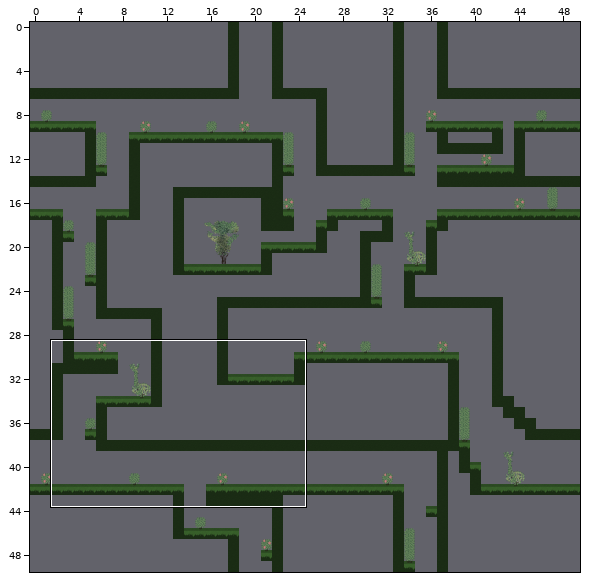
A Tiled map gets an edit: game/8.tmx. The picture above shows the old version from afar; the outline marks the close-up.
Close-up. As it was:
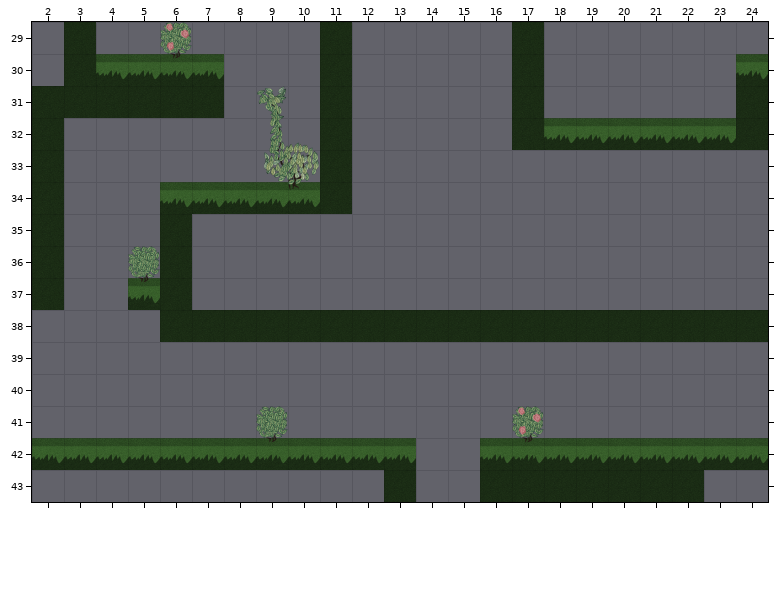
Cells are 128x128 px. Shown: x 2..24, y 29..43. The commit also changed other parts of the map, which this record leaves out.
After the commit:
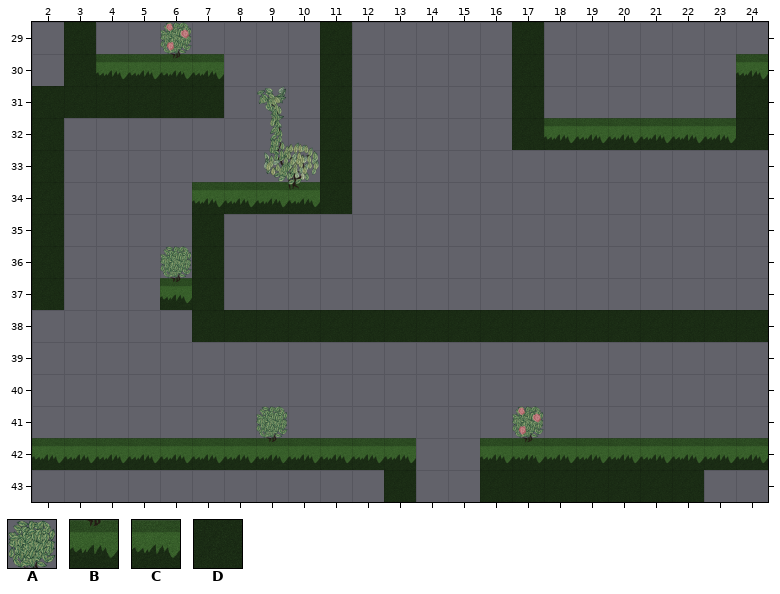
Key: from "default": A 7, B 16, C 37, D 40.
_ is an empty cell.
Diff:
Layer "Tile Layer 2":
Tile A replaces tile D in row 36 at x 6.
Tile B replaces tile D in row 37 at x 6.
Tile D is added in rows 35 to 37 at x 7.
Tile A is gone in row 36 at x 5.
Tile B is gone in row 37 at x 5.
Tile C is gone in row 34 at x 6.
Tile D is gone in row 35 at x 6; in row 38 at x 6.
